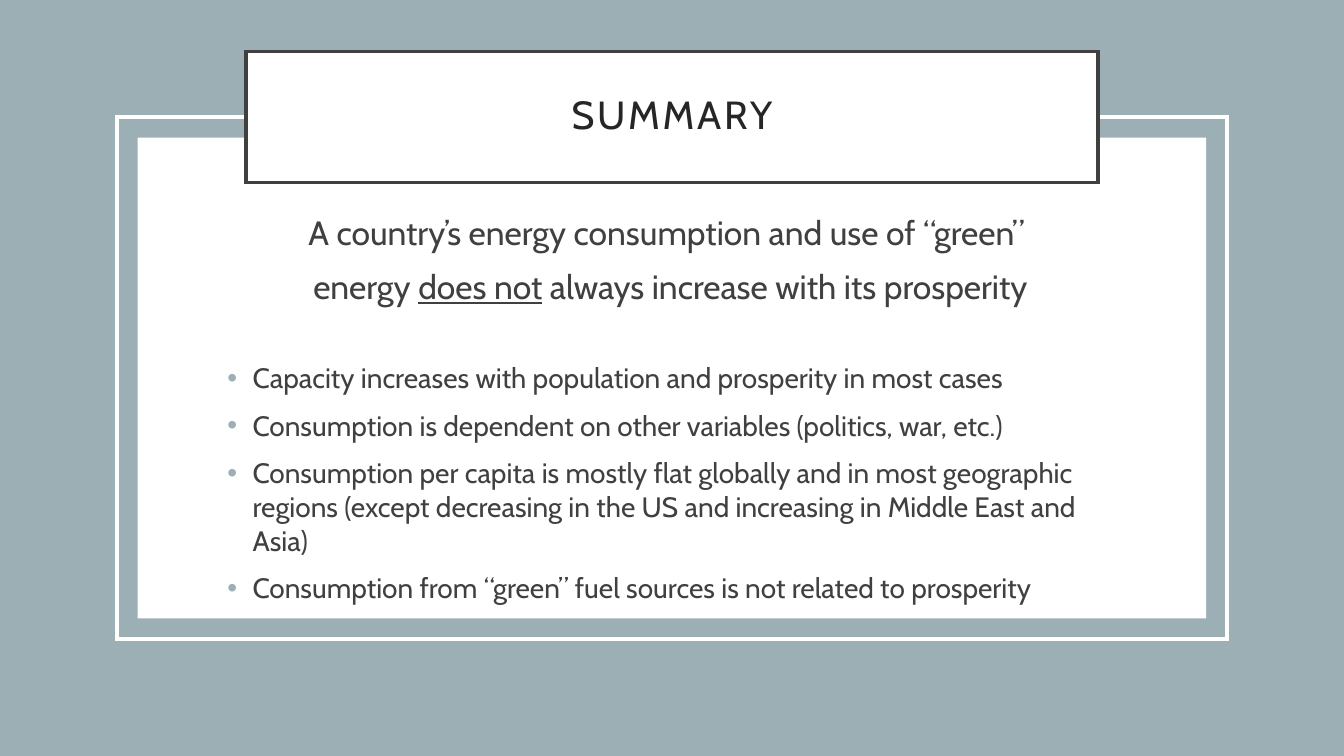
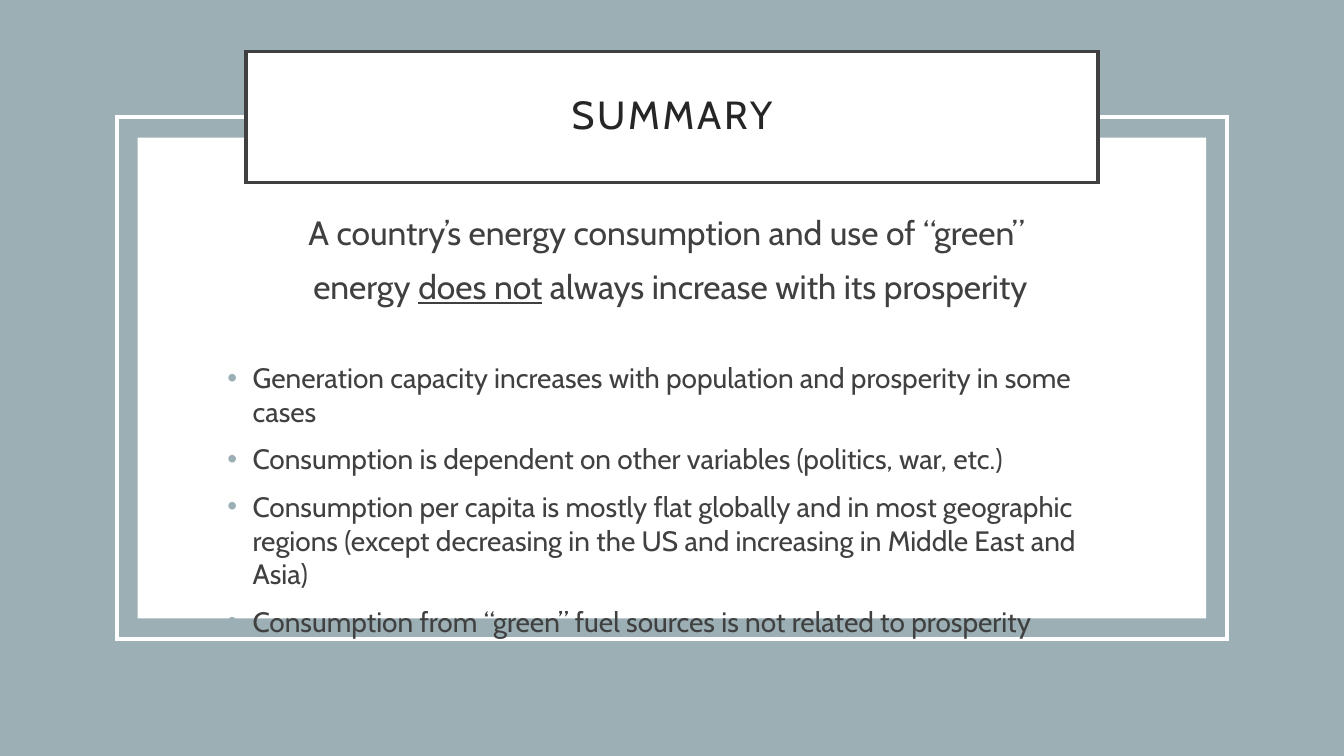
Before and after one commit to gabigham/dagger, a slide deck: slide 5 of Project 1.pptx. Drawn at 1344x756 pixels with LibreOffice and Linux fonts; fonts in the diff are those of the drawing. Boxes give left, top, right and bottom in pixels: in the first picture for what was removed or moved away, otherwise in the second. Text is boxed around its words. In the diff, an @@ line names an element or a change of style, - is before the commit and + after.

```diff
--- a/Project 1.pptx
+++ b/Project 1.pptx
@@ text at (253, 367, 1071, 423): text changed @@
-• Capacity increases with population and prosperity in most cases
+• Generation capacity increases with population and prosperity in some cases
```
Also in this commit, not shown: 4 other slides changed, 3 slides added.
